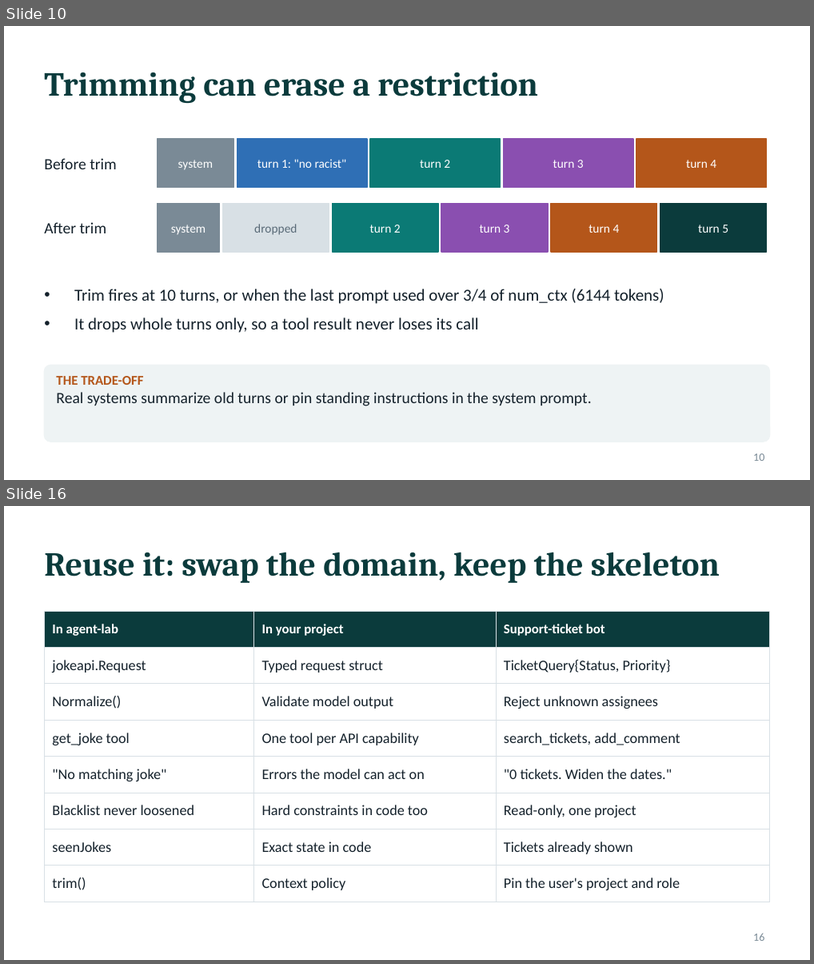
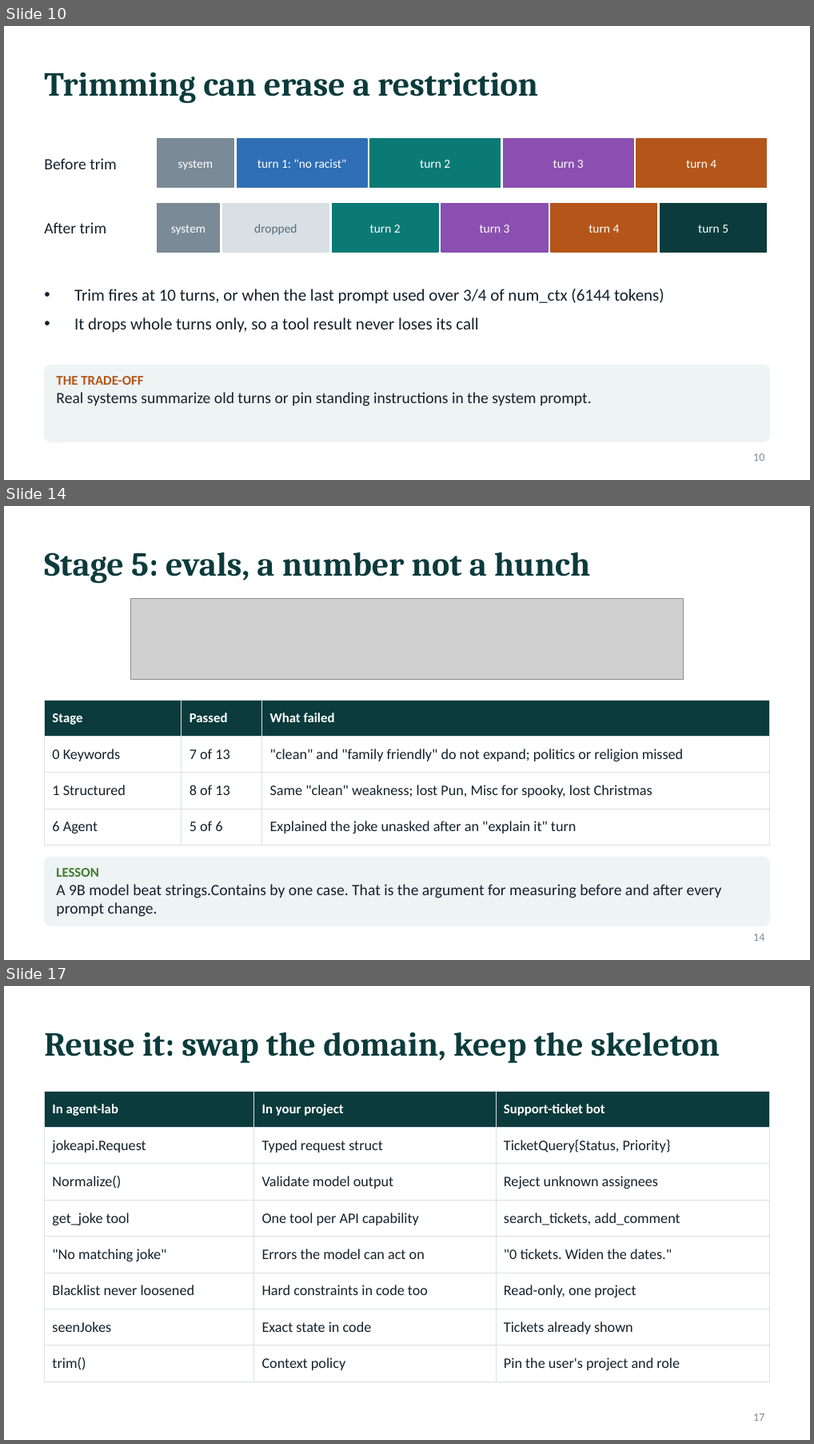
Before and after one commit to AriT93/agent-lab, a slide deck: docs/agent-lab-guide.pptx. Shown one above the other, each under a label of ours: slides 10 and 16 before the commit, slides 10, 14 and 17 after it; the slides between them are not shown. The pictures are 814x964 and 814x1444 pixels, drawn with LibreOffice and Linux fonts; fonts in the diff are those of the drawing; grey boxes stand for pictures. Boxes give left, top, right and bottom in pixels: in the first picture for what was removed or moved away, otherwise in the second. Text is boxed around its words. In the diff, an @@ line names an element or a change of style, - is before the commit and + after.

```diff
--- a/docs/agent-lab-guide.pptx
+++ b/docs/agent-lab-guide.pptx
@@ slide 14 added at [4,506,810,960], background #FFFFFF @@
@@ title added at [44,552,590,584], 30 pt, text #0B3B3C, bold @@
+Stage 5: evals, a number not a hunch
@@ picture added at [130,599,683,680] @@
@@ table added at [44,700,770,836], 4 rows, 3 columns @@
+Stage | Passed | What failed
+0 Keywords | 7 of 13 | "clean" and "family friendly" do not expand; politics or religion missed
+1 Structured | 8 of 13 | Same "clean" weakness; lost Pun, Misc for spooky, lost Christmas
+6 Agent | 5 of 6 | Explained the joke unasked after an "explain it" turn
@@ rounded rectangle added at [44,856,770,925], fill #EEF3F4, outline #EEF3F4 1 pt @@
@@ text added at [56,868,722,916], 14 pt, text #14212B @@
+LESSON
+A 9B model beat strings.Contains by one case. That is the argument for measuring before and after every prompt change.
@@ page number added at [754,933,765,940], 10 pt, text #7A8A96 @@
+14
@@ what was slide 16 is now slide 17 @@
@@ page number at [754,1413,765,1420]: text changed @@
-16
+17
```
Also in this commit, not shown: 8 slides changed, 2 other slides added, 2 slides removed, 1 other file.
